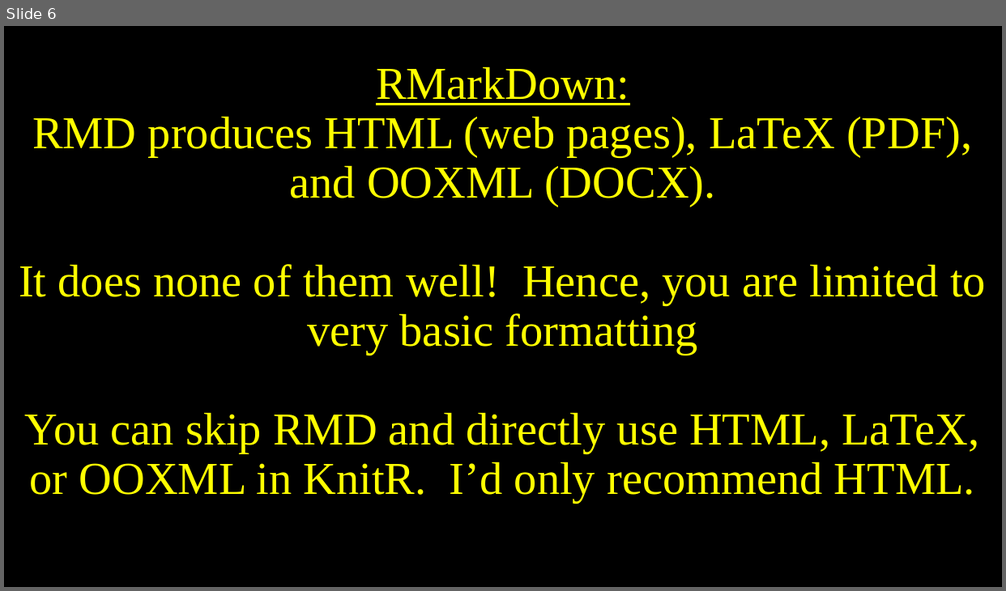
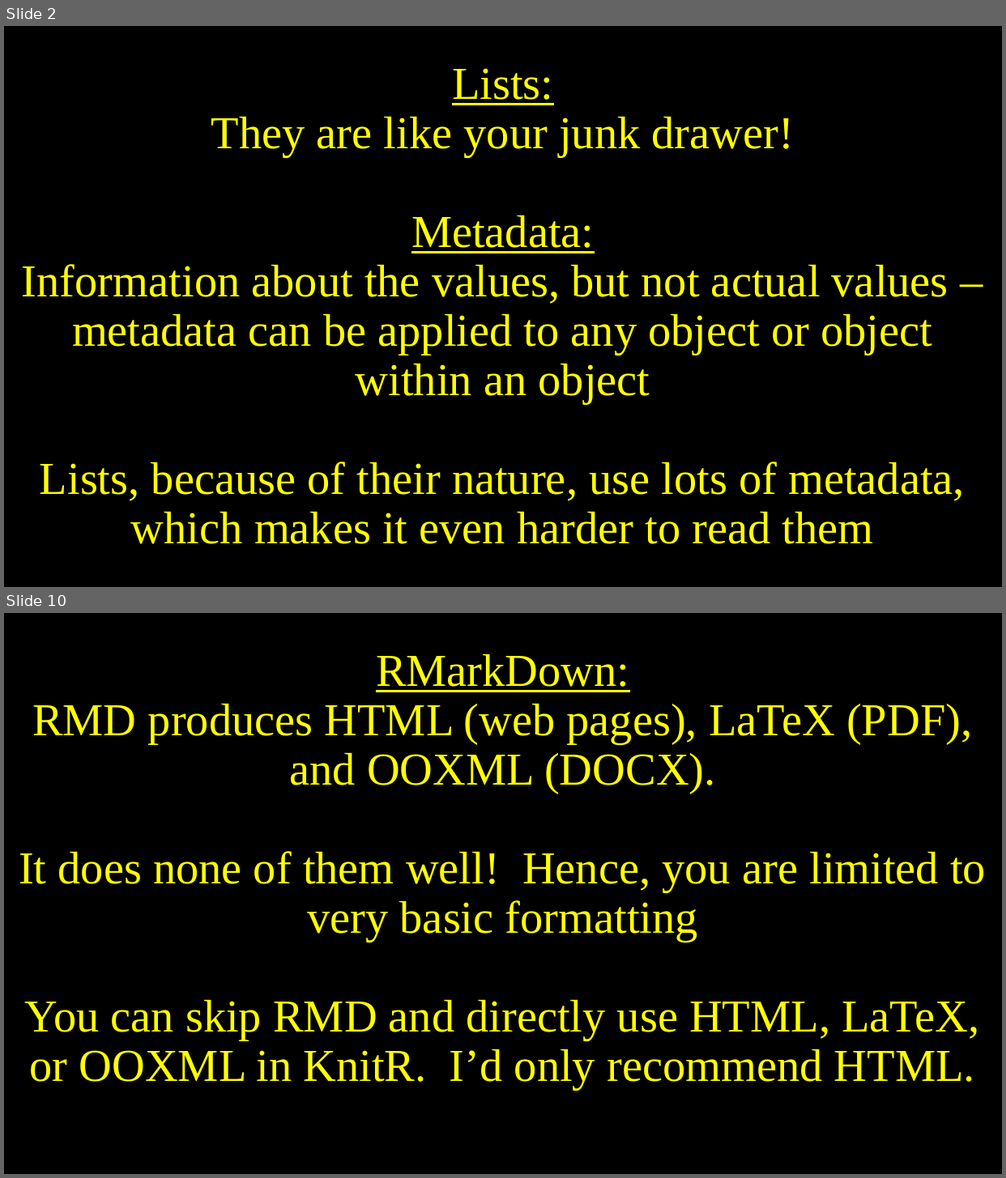
Before and after one commit to belinskyc/KnitR-RMD, a slide deck: KnitR.pptx. Shown one above the other, each under a label of ours: slide 6 before the commit, slides 2 and 10 after it; the slides between them are not shown. The pictures are 1006x591 and 1006x1178 pixels, drawn with LibreOffice and Linux fonts; fonts in the diff are those of the drawing. Boxes give left, top, right and bottom in pixels: in the first picture for what was removed or moved away, otherwise in the second. Text is boxed around its words. In the diff, an @@ line names an element or a change of style, - is before the commit and + after.

```diff
--- a/KnitR.pptx
+++ b/KnitR.pptx
@@ slide 2 added at [4, 26, 1002, 587], background #000000 @@
@@ title added at [22, 68, 965, 544], 44 pt, text #FFFF00 @@
+Lists:
+They are like your junk drawer!
+Metadata:
+Information about the values, but not actual values – metadata can be applied to any object or object within an object
+Lists, because of their nature, use lots of metadata, which makes it even harder to read them
@@ what was slide 6 is now slide 10 @@
```
Also in this commit, not shown: 7 slides changed, 5 other slides added, 5 other files.
